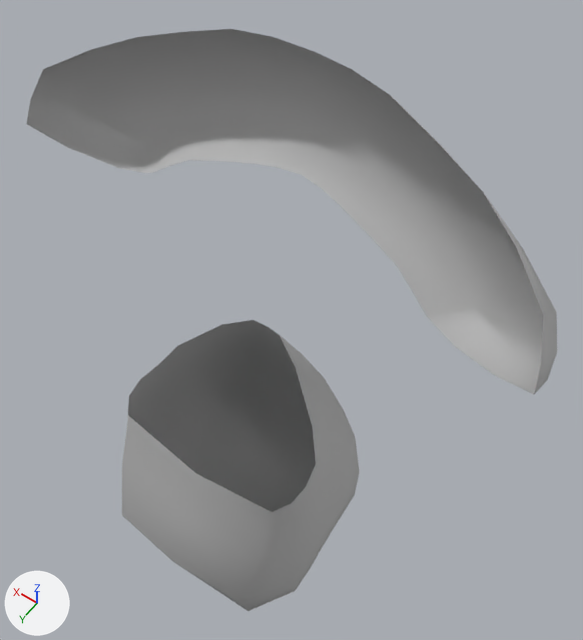
What one commit did to the glTF model assets/models/facial-hair_goatee-4-brown.glb.
Both versions are drawn from a 50 mm lens placed at (-0.11, -0.043, 0.695), pointed at (-0.006, -0.189, 0.466). Arrows for +X, +Y and +Z are at lower left; the lights stay in place.

Objects in the first picture: 'goatee04-sanders'.
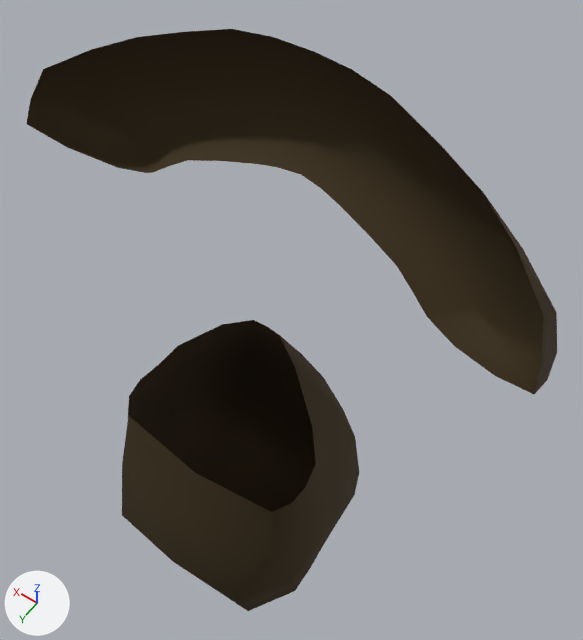
Pixel boxes (x1, y1, x2, y2) of what changed, in the pictures (583 x 640 px):
'goatee04-sanders', recoloured (grey to brown): (26, 29, 557, 611) in both

What changed in the scene script:
```text
Change mat_goatee4_sanders:
    add n5 = _N.new('ShaderNodeMix'); n5.name = 'Mix'
    add n5.data_type = 'RGBA'
    add n5.blend_type = 'MULTIPLY'
    add n5.inputs[0].default_value = 1.0  # 'Factor'
    add n5.inputs[7].default_value = (0.108, 0.0691, 0.0246, 1.0)  # 'B', brown #5c4a2b
    where n2 = _N.new('ShaderNodeTexImage'); n2.name = 'Image Texture'
    where n0 = _N.new('ShaderNodeBsdfPrincipled'); n0.name = 'Principled BSDF'
    remove _L.new(n2.outputs[0], n0.inputs[0])  # 'Color' to 'Base Color'
    add _L.new(n5.outputs[2], n0.inputs[0])  # 'Result' to 'Base Color'
    add _L.new(n2.outputs[0], n5.inputs[6])  # 'Color' to 'A'
```
